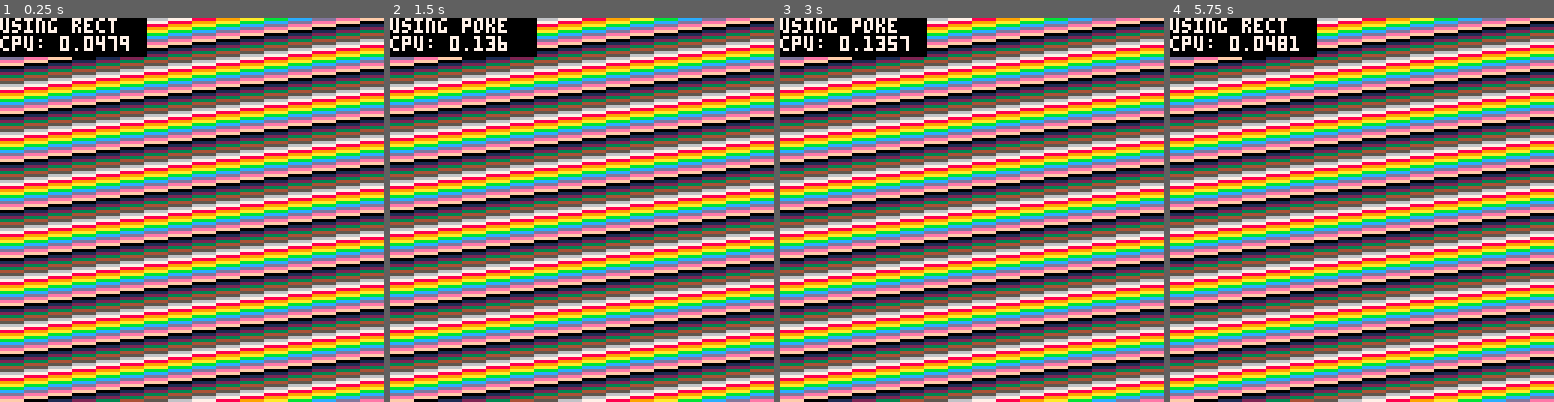
Above: before the commit, frames 1-4 (left to right).
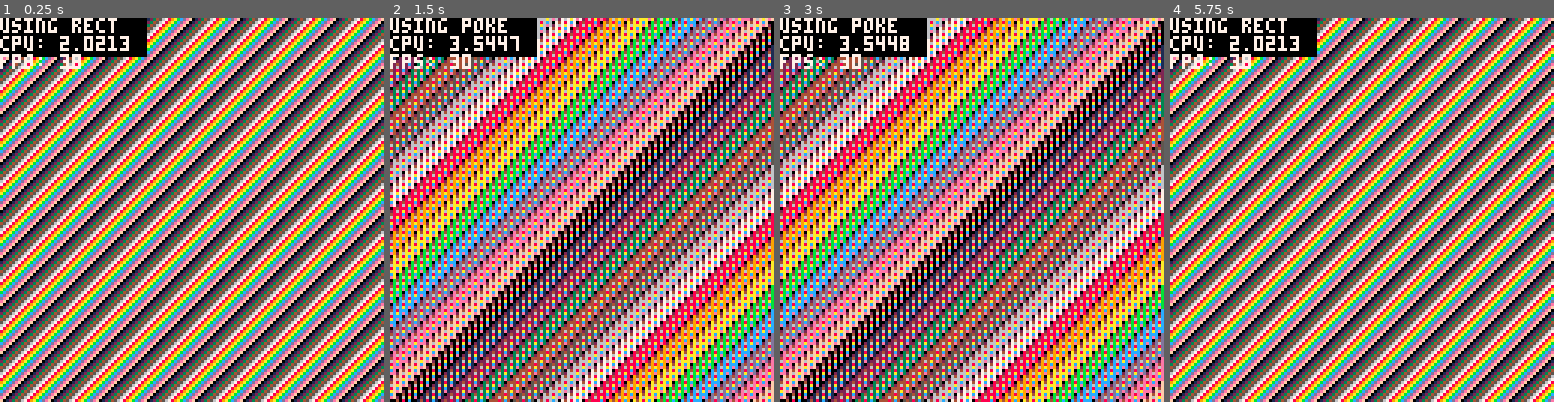
Above: after the commit, the same moments.

Repository: Shfty/carts
Game: PICO-8 cartridge poke_profiling.p8
The game is run twice, just before and just after one commit, with the same random seed, the same clock (stepped at 60 frames per second) and the same inputs.
Inputs:
- Up to frame 1 (0.25 s): no input
- Up to frame 2 (1.5 s): tap O (Z key) at 0.7 s
- Up to frame 3 (3 s): hold Right 1.6-2.1 s; tap O (Z key) every 0.4 s from 1.7 to 2.9 s; hold Right from 2.47 s (still down)
- Up to frame 4 (5.75 s): release Right at 3.03 s; hold Left 3.08-3.58 s; tap O (Z key) every 0.4 s from 3.3 to 5.7 s; hold Right 4.02-4.68 s; hold Left 5.08-5.68 s

The runs differ from the first frame. In frame 1, 90% of the frame differs, in the area x 0-100%, y 0-100%; in frame 2, 90%; in frame 3, 90%; in frame 4, 90%.

Commit message:
Iteration on palettescroll and poke_profiling

Diff:
--- a/palettescroll.p8
+++ b/palettescroll.p8
@@ -6,7 +6,12 @@
 scrollx = 0
 scrolly = 0
 
-rec128 = 1/128
+p_udata = 0x4300
+p_pixel = p_udata
+
+-- 134.1095%
+-- 132.6447%
+-- 103.3478%
 
 -->8
 -- readsprite
@@ -23,11 +28,13 @@
 		built-in drawing routines
 	]]
 	if idx == 0 then
-		return {0}
-	end
-
-	-- table to store pixel values
-	local pix = {}
+	 for i=0,7 do
+	 	poke(p_pixel, 0)
+	 	p_pixel += 1
+  end
+
+  return
+	end
 
 	--[[
 		calculate sprite
@@ -43,7 +50,7 @@
 		pixel pairs
 	]]
 	for i=start,start+3 do
-		-- read first pixel pair
+		-- read pixel pair
 	 local bc = peek(i)
 
 	 --[[
@@ -53,13 +60,12 @@
 		local b1 = flr(bc%16)
 		local b2 = flr(bc/16)
 
-		-- add pixels to table
-		add(pix, b1)
-		add(pix, b2)
-	end
-
-	-- return pixel table
-	return pix
+		-- poke pixels into userdata
+		poke(p_pixel, b1)
+		p_pixel += 1
+		poke(p_pixel, b2)
+		p_pixel += 1
+	end
 end
 
 --[[
@@ -69,18 +75,17 @@
 ]]
 function rmap(x,y)
 	local idx = mget(x,y/8)
-	return rspr(idx,y%8)
+	rspr(idx,y%8)
 end
 -->8
 -- scaling
 
-
 function scale_linear(y)
-	return 2*(y-64)*rec128
+	return 2*(y-64)/128
 end
 
 function scale_sine(y)
- local ly = y*rec128
+ local ly = y/128
  ly -= 0.5
  ly = sin(ly*0.5)
  ly *= ly
@@ -93,7 +98,7 @@
 
 function uv_linear(y,wrap)
 	local uvy = y+scrolly
-	uvy *= 0.5
+	uvy /= 2
 	uvy = flr(uvy)
 	uvy %= wrap
  return uvy
@@ -140,20 +145,18 @@
   	transform to screenspace,
   	apply scrolling and scale
   ]]
-  local la += 64+(scrollx*scale)
-  local lb += 64+(scrollx*scale)
+  local sxs = scrollx*scale
+  local la += 64+sxs
+  local lb += 64+sxs
 
   --[[
   	lookup sprite texels
   	for this line
   ]]
   local cs = ceil(t_width/8)
-  local pixs = {}
+  p_pixel = p_udata
   for i = 0, cs-1 do
-  	add(
-  		pixs,
   		rmap(i,f_uv(y,uv_wrap))
-  	)
   end
 
   -- current texel index
@@ -183,8 +186,7 @@
    		--[[
    			lookup texel color
    		]]
-   		local pix = pixs[1+flr(i/8)]
-   		c = pix[1+(i%#pix)]
+   		c = peek(p_udata+i)
    	end
 
    	-- draw the texel
@@ -221,32 +223,27 @@
 	end
 
 	-- integrate vertical scroll
-	scrolly = scrolly + 0.5
-end
+	--scrolly = scrolly + 0.5
+end
+
+xw = 16
+ys = 0
+ye = 127
 
 function _draw()
  cls()
 
  -- iterate through screen rows
- for y=0,127 do
+ for y=ys,ye do
  	-- draw row
   scanline(
-  	24,
+  	xw,
    y,
    scale_sine,
    uv_linear,
    11*8
   )
  end
-
- -- draw ui
- rect(1,1,48,16,6)
- rectfill(2,2,47,15,0)
-
- fillp()
- color(7)
- print("cpu "..stat(1)*0.5,3,3)
- print("fps "..stat(8),3,10)
 end
 
 -->8
--- a/poke_profiling.p8
+++ b/poke_profiling.p8
@@ -3,11 +3,13 @@
 __lua__
 -- globals
 
-p_screen = 0x6000
 use_poke = false
 
 -->8
 -- pokeline
+
+p_screen = 0x6000
+rec16 = 1/16
 
 --[[
 	draws a horizontal line
@@ -20,23 +22,44 @@
 ]]
 
 function pokeline(xa,xb,y,c)
+	--[[
+		calculate memory-space
+		line coordinates
+	]]
 	local lxa = flr(xa*0.5)
 	local lxb = flr(xb*0.5)
 	local ly = (y*64)
 
+	--[[
+	 step along each memory cell
+	 of our line
+	]]
 	for i=lxa,lxb do
+		--[[
+			calculate this cell's
+			memory address
+		]]
 		local p_pix = p_screen+i+ly
 
-		local lc = c%16+c*16
-		if i==lxa and xa%2==1 then
-			lp = peek(p_screen+i+ly)
+		--
+		local lb = i==lxa and xa%2==1
+		local rb = i==lxb and xb%2==0
+
+		local lc = 0
+
+		if lb and not rb then
+			lp = peek(p_pix)
 			lp %= 16
 			lc = lp+(c*16)
 		end
 
-		if i==lxb and xb%2==0 then
-			rp = peek(p_screen+i+ly)
-			rp /= 16
+		if not lb and not rb then
+			lc = c%16+c*16
+		end
+
+		if not lb and rb then
+			rp = peek(p_pix)
+			rp *= rec16
 			lc = (c%16)+rp
 		end
 
@@ -47,10 +70,14 @@
 -->8
 -- main
 
-p_screen = 0x6000
 use_poke = false
 
+sx = 0
+
 function _update60()
+	if(btnp(0)) then sx -= 1 end
+	if(btnp(1)) then sx += 1 end
+
 	if(btnp(4)) then
 		use_poke = not use_poke
 	end
@@ -59,9 +86,11 @@
 function _draw()
 	cls()
 
+	--[[
 	for y=0,127 do
 		for x=0,15 do
 			xa = x*8
+			xa += sx
 			xb = xa+7
  		c=x+y
  		if use_poke then
@@ -69,6 +98,23 @@
  		else
  			rect(xa,y,xb,y,c)
  		end
+		end
+	end
+	]]
+
+	for x=0,127 do
+		for y=0,127 do
+			if use_poke then
+   	local lx = flr(x*0.5)
+   	local ly = (y*64)
+
+   	local col = x+y
+   	local c = shl(col)+col
+
+ 			poke(p_screen+lx+ly,c)
+			else
+				rect(x,y,x,y,x+y)
+			end
 		end
 	end
 
@@ -79,5 +125,6 @@
 	else
 		print("using rect")
 	end
-	print("cpu: "..stat(2))
+	print("cpu: "..stat(1))
+	print("fps: "..stat(7))
 end
